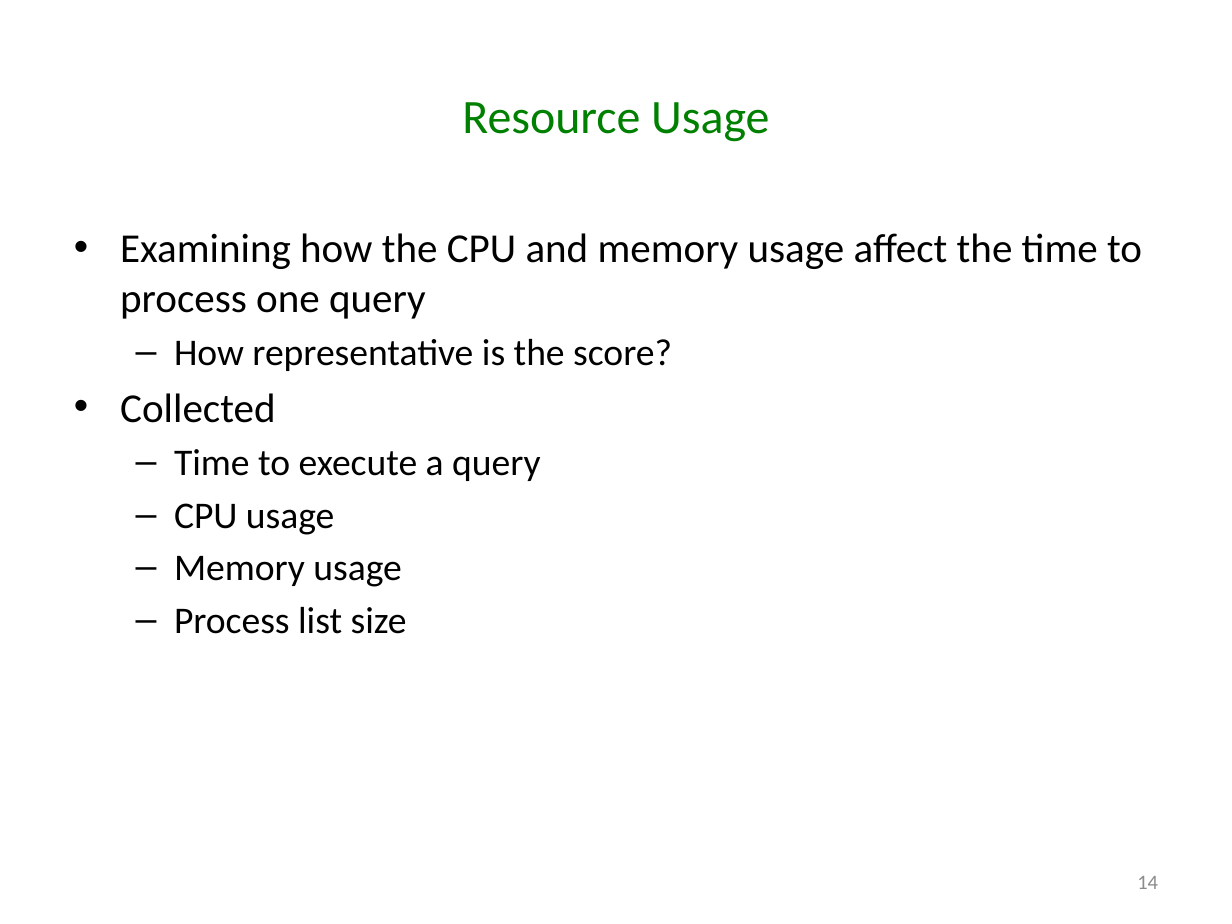
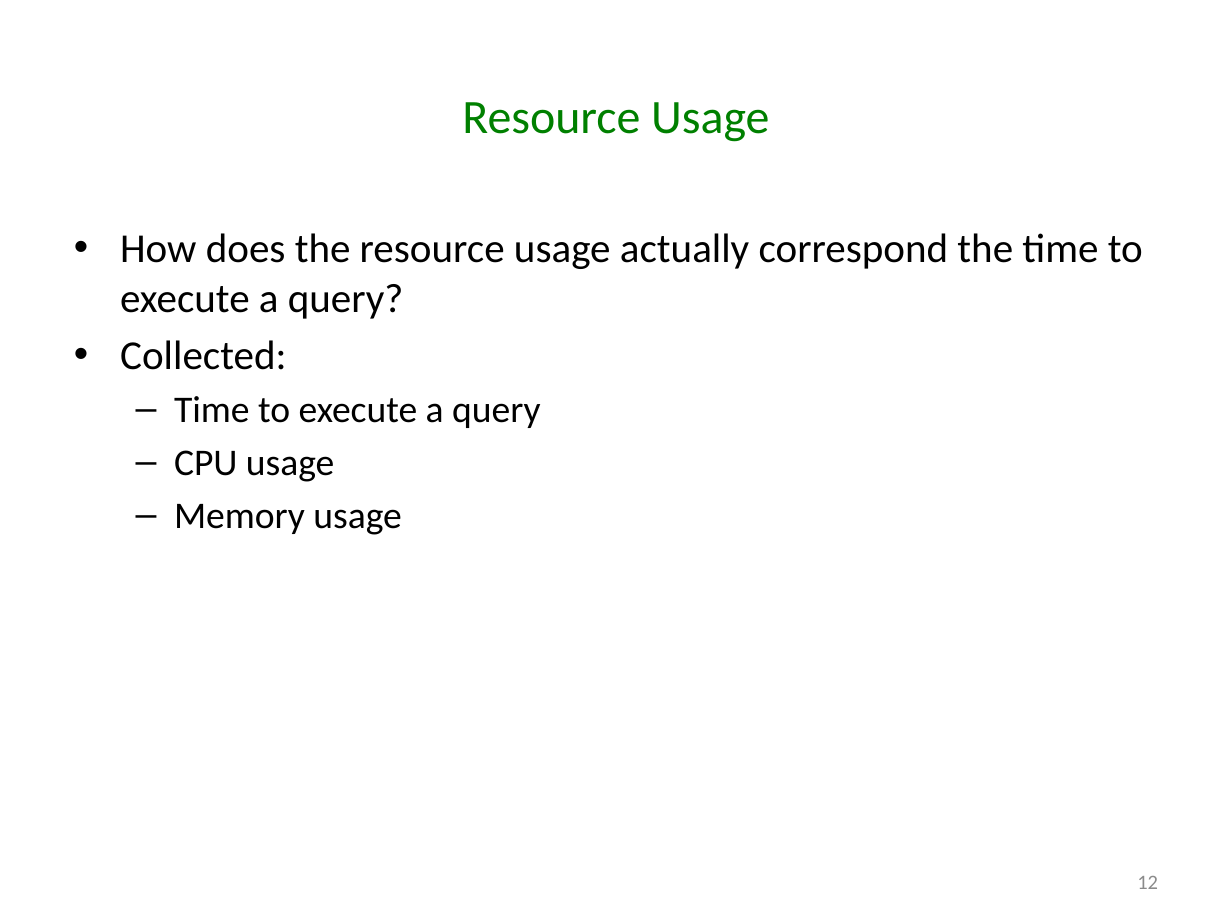
Before and after one commit to godares79/CS848-Project, a slide deck: slide 12 of PresentationSlides/Presentation.pptx (slide 14 before the commit). Drawn at 1232x924 pixels with LibreOffice and Linux fonts; fonts in the diff are those of the drawing. Boxes give left, top, right and bottom in pixels: in the first picture for what was removed or moved away, otherwise in the second. Text is boxed around its words. In the diff, an @@ line names an element or a change of style, - is before the commit and + after.

```diff
--- a/PresentationSlides/Presentation.pptx
+++ b/PresentationSlides/Presentation.pptx
@@ text at box(120, 233, 1143, 370): text changed @@
-• Examining how the CPU and memory usage affect the time to process one query
-  – How representative is the score?
-• Collected
+• How does the resource usage actually correspond the time to execute a query?
+• Collected:
@@ text at box(174, 607, 407, 634): paragraph removed @@
-  – Process list size
@@ page number at box(1137, 876, 1158, 889): text changed @@
-14
+12
```
Also in this commit, not shown: 12 other slides changed, 2 slides removed.
